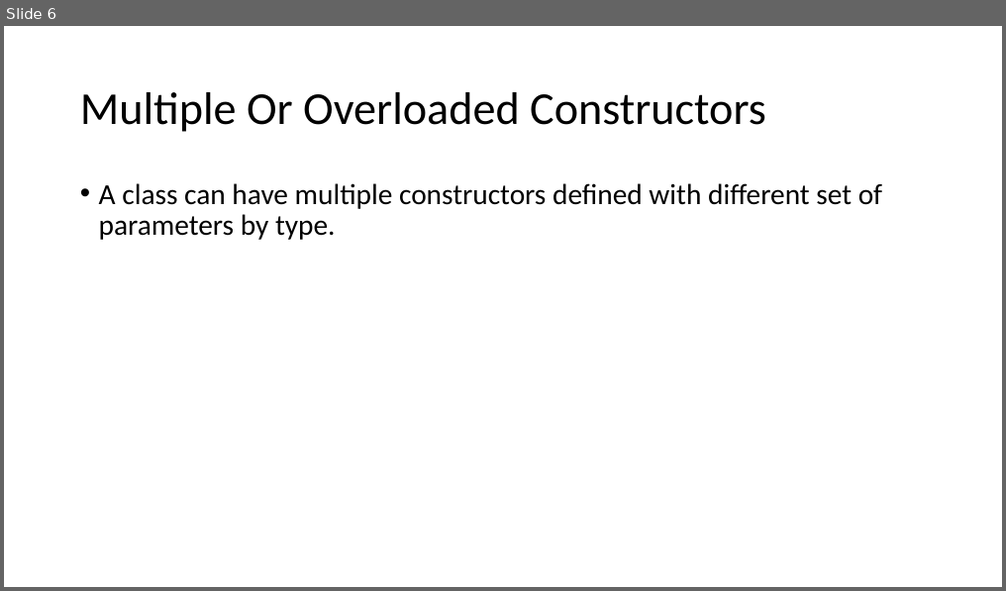
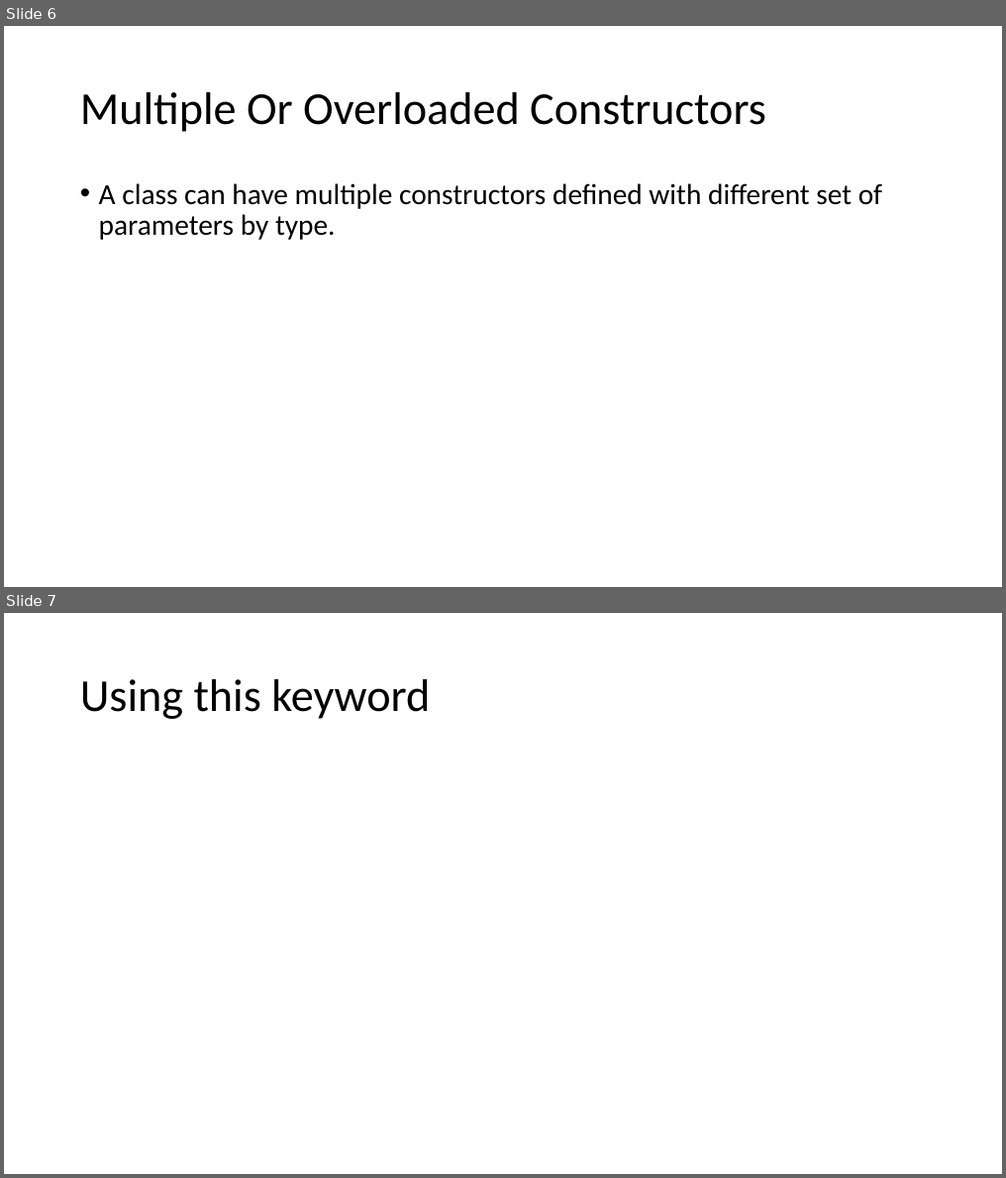
Before and after one commit to umaa-java-sept-2020/documents, a slide deck: constructors.pptx. Shown one above the other, each under a label of ours: slide 6 before the commit, slides 6 and 7 after it. The pictures are 1006x591 and 1006x1178 pixels, drawn with LibreOffice and Linux fonts; fonts in the diff are those of the drawing. Boxes give left, top, right and bottom in pixels: in the first picture for what was removed or moved away, otherwise in the second. Text is boxed around its words. In the diff, an @@ line names an element or a change of style, - is before the commit and + after.

```diff
--- a/constructors.pptx
+++ b/constructors.pptx
@@ slide 7 added at (4,613,1002,1174), background #FFFFFF @@
@@ title added at (80,679,430,719), 44 pt, text #000000 @@
+Using this keyword
```
Also in this commit, not shown: 5 other slides added.
